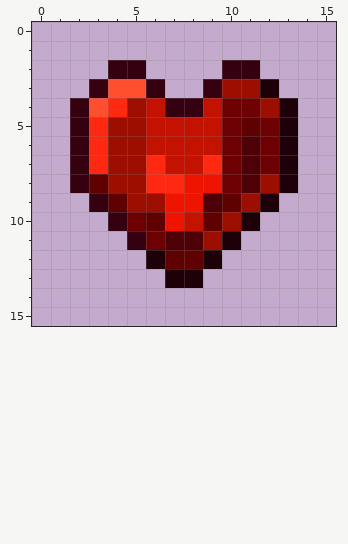
Two states of a pixel-art sprite, Unnecessary Files/ws1/release/png/ruby.png. Above: the version before the commit.
The file is 16x16 pixels. Colours within 5 levels of each other are drawn and written as one.
New version:
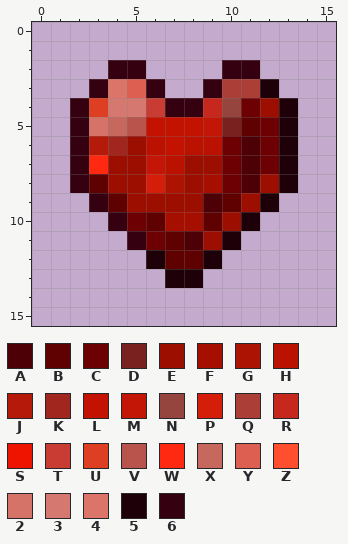
Palette (. is transparent): A #4e0007  B #5f0001  C #6c0003  D #79211f  E #9b0e00  F #a60f00  G #ac1302  H #bb1100  J #b4190a  K #a1261e  L #c41200  M #c41606  N #95443e  P #d51e09  Q #ab3e37  R #c6281e  S #ef1400  T #c83c33  U #de3e22  V #b9544c  W #ff2811  X #c7685f  Y #dc5f51  Z #ff4f2e  2 #d57369  3 #d5786f  4 #db7469  5 #1d0008  6 #35000f
Difference:
Changed rows in their new state; - is an unchanged pixel.
first column x 3:
 3 -4Y----QQ
 4 U33T--RN-
 5 2XV---MD-
 6 JK-H-HH--
 7 ---MHEE--
 8 ---PGEF--
 9 ----EE---
10 ----FF---
11 ----B----
Where, in picture pixels (left, top, right, bottom), the same in both pictures:
changed: (89, 79, 260, 250)
